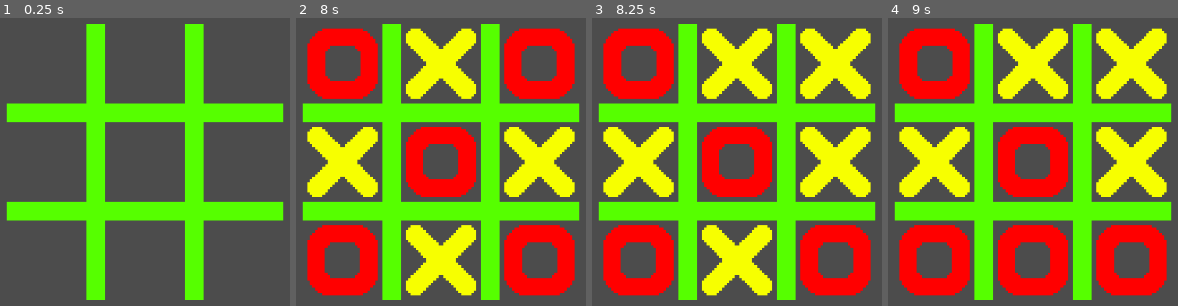
Above: before the commit, frames 1-4 (left to right).
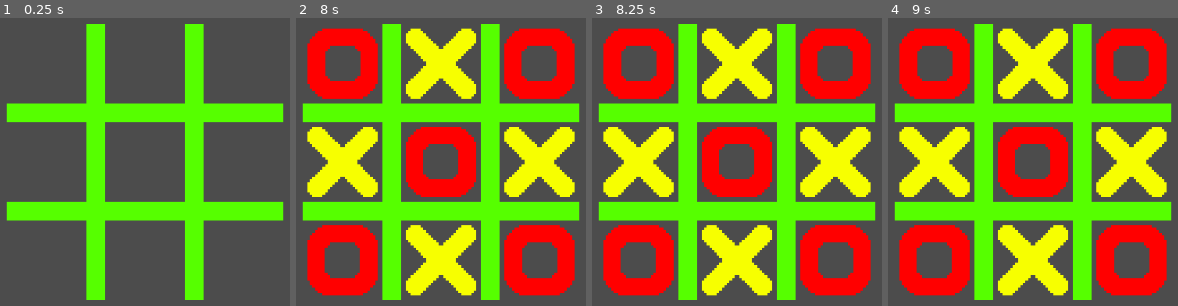
Above: after the commit, the same moments.

Repository: faisaal99/Tic-Tac-Toe
Game: Godot game, scene res://scenes/play_level.tscn
Same seed, same stepped clock (60 frames per second), same inputs: the game is played once before the commit and once after it.
Inputs (mouse positions are in pixels of both pictures, inside the frame that each line leads up to):
- Up to frame 1 (0.25 s): no input
- Up to frame 2 (8 s): tap Enter at 0.5, 2, 3.5 s; move the mouse to (342, 64) at 0.52 s; press the mouse at (342, 64) at 0.53 s; tap Space at 1.25, 2.75, 4.25 s; move the mouse to (441, 64) at 1.27 s; release the mouse at (441, 64) at 1.28 s; click (441, 64) at 1.35 s; move the mouse to (539, 64) at 2.02 s; press the mouse at (539, 64) at 2.03 s; move the mouse to (342, 162) at 2.77 s; release the mouse at (342, 162) at 2.78 s; click (342, 162) at 2.85 s; move the mouse to (441, 162) at 3.52 s; press the mouse at (441, 162) at 3.53 s; move the mouse to (539, 162) at 4.27 s; release the mouse at (539, 162) at 4.28 s; click (539, 162) at 4.35 s; move the mouse to (342, 259) at 5.02 s; press the mouse at (342, 259) at 5.03 s; move the mouse to (441, 259) at 5.77 s; release the mouse at (441, 259) at 5.78 s; click (441, 259) at 5.85 s; move the mouse to (539, 259) at 6.52 s; press the mouse at (539, 259) at 6.53 s; move the mouse to (outside the picture) at 7.27 s; release the mouse at (outside the picture) at 7.28 s; click (outside the picture) at 7.35 s
- Up to frame 3 (8.25 s): move the mouse to (818, 58) at 8.02 s; press the mouse at (818, 58) at 8.03 s
- Up to frame 4 (9 s): move the mouse to (992, 254) at 8.77 s; release the mouse at (992, 254) at 8.78 s; click (992, 254) at 8.85 s

Frames 1-2 are identical in both runs. In frame 3, 5.9% of the frame differs, in the area x 71-97%, y 3-29%; in frame 4, 12%, in the area x 37-97%, y 3-97%.

Commit message:
Add winner check for all rows

Diff:
--- a/logic/square_status.gd
+++ b/logic/square_status.gd
@@ -1,4 +1,6 @@
 extends MarginContainer
+
+class_name Square
 
 enum SquareStatus { EMPTY, CIRCLE, CROSS }
 
@@ -6,8 +8,9 @@
 onready var tex = $"tex" as TextureRect
 
 # Props
-signal button_pressed(whichButton)
+signal button_pressed(whichButton, btn)
 export(int) var button_id = 0
+var fill_status = SquareStatus.EMPTY
 
 # Texture
 const cross = preload("res://assets/cross.tres")
@@ -18,15 +21,26 @@
 
 func _gui_input(event):
 	if event.is_action_pressed("click"):
-		change_status()
-		emit_signal("button_pressed")
+		var should_emit = change_status()
 
-func change_status():
-	var n = get_node("/root/CurrentPlayer").current
+		if should_emit:
+			emit_signal("button_pressed", button_id, self)
+
+# Return true if it does change
+# Return false if it doesn't change
+func change_status() -> bool:
+	if fill_status != SquareStatus.EMPTY:
+		return false
 
 	if CurrentPlayer.current == CurrentPlayer.CurrentPlayer.CIRCLE:
 		tex.texture = circle
+		fill_status = SquareStatus.CIRCLE
+
 		CurrentPlayer.current = CurrentPlayer.CurrentPlayer.CROSS
 	else:
 		tex.texture = cross
+		fill_status = SquareStatus.CROSS
+
 		CurrentPlayer.current = CurrentPlayer.CurrentPlayer.CIRCLE
+
+	return true
--- a/logic/square_status.tres
+++ /dev/null
@@ -1,7 +0,0 @@
-[gd_resource type="Resource" load_steps=2 format=2]
-
-[ext_resource path="res://logic/square_status.gd" type="Script" id=1]
-
-[resource]
-script = ExtResource( 1 )
-button_id = 0
--- a/project.godot
+++ b/project.godot
@@ -8,9 +8,14 @@
 
 config_version=4
 
-_global_script_classes=[  ]
+_global_script_classes=[ {
+"base": "MarginContainer",
+"class": "Square",
+"language": "GDScript",
+"path": "res://logic/square_status.gd"
+} ]
 _global_script_class_icons={
-
+"Square": ""
 }
 
 [application]
--- a/scenes/PlayLogic.gd
+++ b/scenes/PlayLogic.gd
@@ -2,9 +2,89 @@
 
 # Check all rows, columns and diagonals
 # to determine if someone won
-func check_if_winner():
-	pass
+func check_if_winner() -> bool:
+	var is_first_row = first_row_check()
+	var is_second_row = second_row_check()
+	var is_third_row = third_row_check()
+
+	if is_first_row or is_second_row or is_second_row:
+		return true
+	return false
 
 # Called when one of the players won
-func player_won():
-	pass
+func player_won(which_player):
+	var player = ""
+	if which_player == Square.SquareStatus.CIRCLE:
+		player = "Circle"
+	else:
+		player = "Cross"
+	print("{player} won the game!".format({"player": player}))
+
+
+func _on_button_pressed(which_button, btn: Square):
+	var is_winner = check_if_winner()
+	if is_winner:
+		player_won(btn.fill_status)
+
+func first_row_check() -> bool:
+	var first_row: Array = [
+		get_node("CenterContainer/GridContainer/square1") as Square,
+		get_node("CenterContainer/GridContainer/square2") as Square,
+		get_node("CenterContainer/GridContainer/square3") as Square
+	]
+
+	var circles = 0
+	var crosses = 0
+
+	for sq in first_row:
+		if sq.fill_status == Square.SquareStatus.CIRCLE:
+			circles += 1
+		elif sq.fill_status == Square.SquareStatus.CROSS:
+			crosses += 1
+
+	if circles == 3 or crosses == 3:
+		return true
+	else:
+		return false
+
+func second_row_check() -> bool:
+	var first_row: Array = [
+		get_node("CenterContainer/GridContainer/square4") as Square,
+		get_node("CenterContainer/GridContainer/square5") as Square,
+		get_node("CenterContainer/GridContainer/square6") as Square
+	]
+
+	var circles = 0
+	var crosses = 0
+
+	for sq in first_row:
+		if sq.fill_status == Square.SquareStatus.CIRCLE:
+			circles += 1
+		elif sq.fill_status == Square.SquareStatus.CROSS:
+			crosses += 1
+
+	if circles == 3 or crosses == 3:
+		return true
+	else:
+		return false
+
+func third_row_check() -> bool:
+	var first_row: Array = [
+		get_node("CenterContainer/GridContainer/square7") as Square,
+		get_node("CenterContainer/GridContainer/square8") as Square,
+		get_node("CenterContainer/GridContainer/square9") as Square
+	]
+
+	var circles = 0
+	var crosses = 0
+
+	for sq in first_row:
+		if sq.fill_status == Square.SquareStatus.CIRCLE:
+			circles += 1
+		elif sq.fill_status == Square.SquareStatus.CROSS:
+			crosses += 1
+
+	if circles == 3 or crosses == 3:
+		return true
+	else:
+		return false
--- a/scenes/play_level.tscn
+++ b/scenes/play_level.tscn
@@ -21,9 +21,9 @@
 
 [node name="Grid" type="TextureRect" parent="CenterContainer"]
 margin_left = 335.0
-margin_top = 122.0
+margin_top = 123.0
 margin_right = 689.0
-margin_bottom = 476.0
+margin_bottom = 477.0
 grow_horizontal = 0
 grow_vertical = 0
 rect_min_size = Vector2( 354, 354 )
@@ -35,9 +35,9 @@
 
 [node name="GridContainer" type="GridContainer" parent="CenterContainer"]
 margin_left = 335.0
-margin_top = 122.0
+margin_top = 123.0
 margin_right = 689.0
-margin_bottom = 476.0
+margin_bottom = 477.0
 rect_min_size = Vector2( 354, 354 )
 custom_constants/vseparation = 24
 custom_constants/hseparation = 24
@@ -102,3 +102,18 @@
 margin_right = 354.0
 margin_bottom = 354.0
 button_id = 9
+
+[node name="Control" type="Control" parent="."]
+margin_left = 165.0
+margin_top = 98.0
+margin_right = 205.0
+margin_bottom = 138.0
+[connection signal="button_pressed" from="CenterContainer/GridContainer/square1" to="." method="_on_button_pressed"]
+[connection signal="button_pressed" from="CenterContainer/GridContainer/square2" to="." method="_on_button_pressed"]
+[connection signal="button_pressed" from="CenterContainer/GridContainer/square3" to="." method="_on_button_pressed"]
+[connection signal="button_pressed" from="CenterContainer/GridContainer/square4" to="." method="_on_button_pressed"]
+[connection signal="button_pressed" from="CenterContainer/GridContainer/square5" to="." method="_on_button_pressed"]
+[connection signal="button_pressed" from="CenterContainer/GridContainer/square6" to="." method="_on_button_pressed"]
+[connection signal="button_pressed" from="CenterContainer/GridContainer/square7" to="." method="_on_button_pressed"]
+[connection signal="button_pressed" from="CenterContainer/GridContainer/square8" to="." method="_on_button_pressed"]
+[connection signal="button_pressed" from="CenterContainer/GridContainer/square9" to="." method="_on_button_pressed"]
